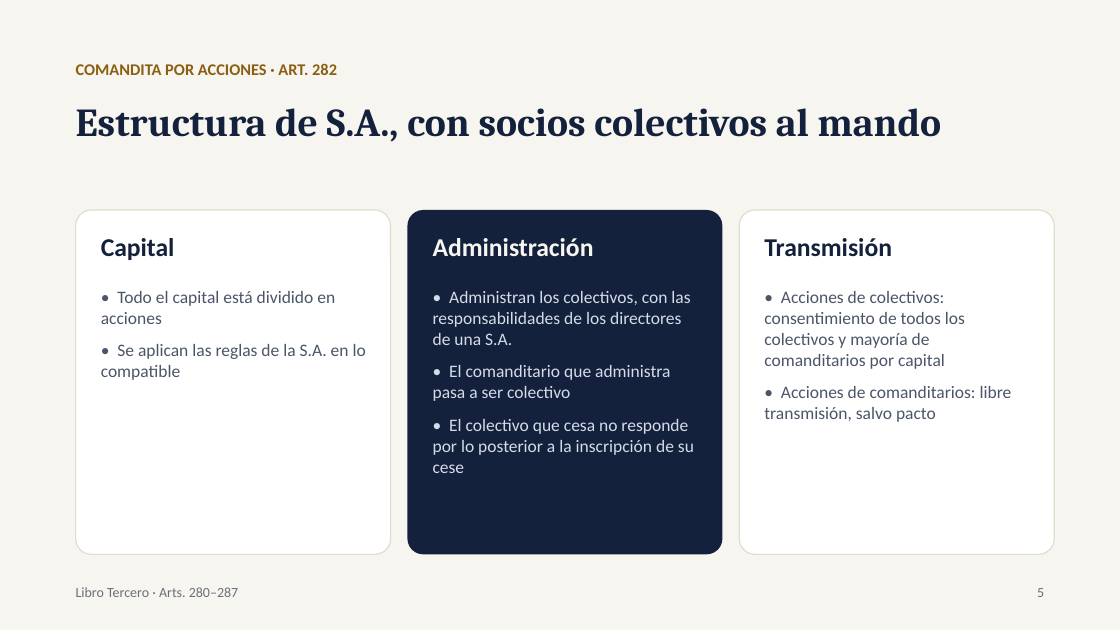
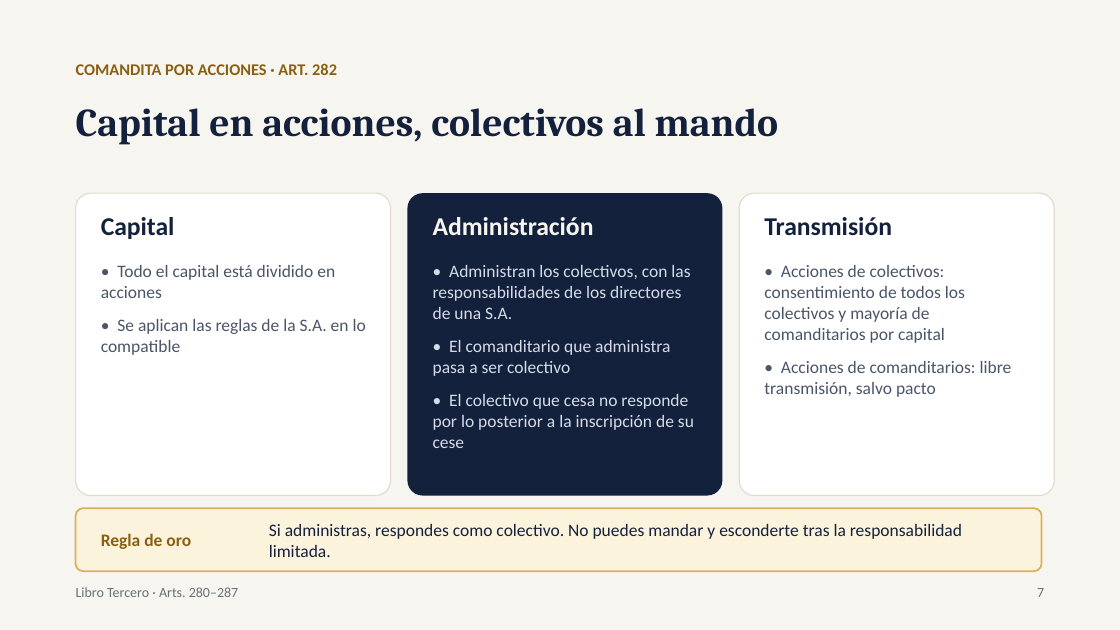
Before and after one commit to chicoma1998-ux/Eh-cloude, a slide deck: slide 7 of Comandita_y_SRL_Exposicion.pptx (slide 5 before the commit). Drawn at 1120x630 pixels with LibreOffice and Linux fonts; fonts in the diff are those of the drawing. Boxes give left, top, right and bottom in pixels: in the first picture for what was removed or moved away, otherwise in the second. Text is boxed around its words. In the diff, an @@ line names an element or a change of style, - is before the commit and + after.

```diff
--- a/Comandita_y_SRL_Exposicion.pptx
+++ b/Comandita_y_SRL_Exposicion.pptx
@@ text at [76, 108, 779, 145]: text changed @@
-Estructura de S.A., con socios colectivos al mando
+Capital en acciones, colectivos al mando
@@ rounded rectangle: place and size @@
-rounded rectangle at [76, 210, 391, 555]
+rounded rectangle at [76, 193, 391, 496]
@@ rounded rectangle: place and size @@
-rounded rectangle at [408, 210, 723, 555]
+rounded rectangle at [408, 193, 723, 496]
@@ rounded rectangle: place and size @@
-rounded rectangle at [739, 210, 1054, 555]
+rounded rectangle at [739, 193, 1054, 496]
@@ 3 texts: place and size @@
-3 texts at [101, 238, 892, 260]
+3 texts at [101, 217, 892, 239]
@@ text "• Todo el capital está ...": place and size @@
-text "• Todo el capital está ..." at [101, 291, 366, 380]
+text "• Todo el capital está ..." at [101, 265, 366, 355]
@@ text "• Administran los colectivos, con ...": place and size @@
-text "• Administran los colectivos, con ..." at [433, 291, 694, 473]
+text "• Administran los colectivos, con ..." at [433, 265, 694, 448]
@@ text "• Acciones de colectivos: consentimiento ...": place and size @@
-text "• Acciones de colectivos: consentimiento ..." at [764, 291, 1012, 422]
+text "• Acciones de colectivos: consentimiento ..." at [764, 265, 1012, 397]
@@ rounded rectangle added at [76, 508, 1042, 571], fill #FBF3DC, outline #D9B15A 1.5 pt @@
@@ text added at [101, 533, 191, 549], 15 pt, text #8A5F12, bold @@
+Regla de oro
@@ text added at [269, 524, 962, 557], 15 pt, text #14213D @@
+Si administras, respondes como colectivo. No puedes mandar y esconderte tras la responsabilidad limitada.
@@ text at [1037, 588, 1044, 597]: text changed @@
-5
+7
```
Also in this commit, not shown: 7 other slides changed, 3 slides added.
